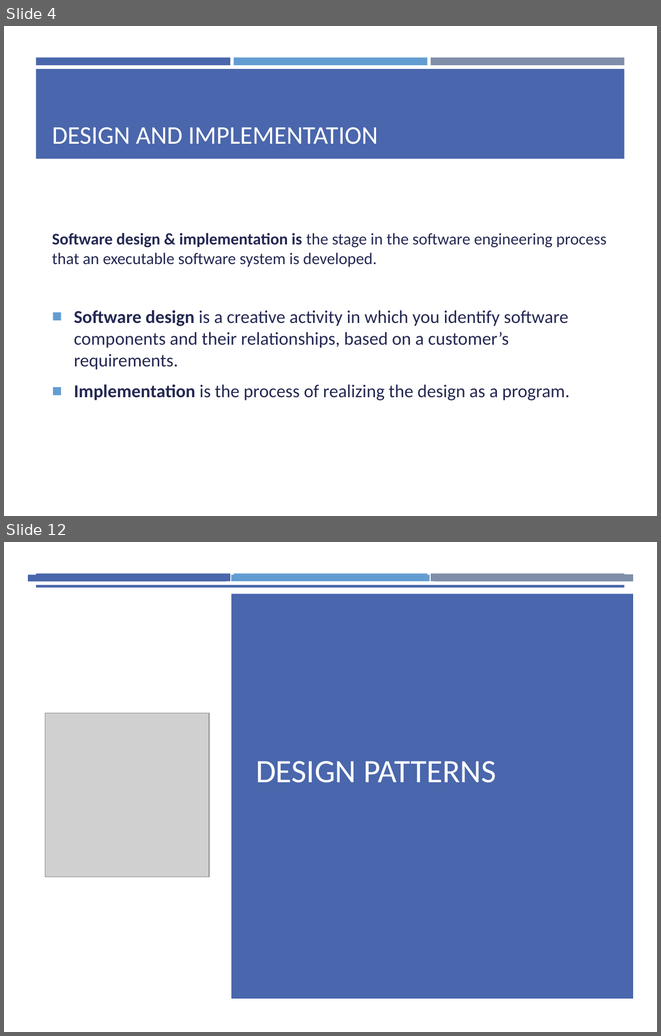
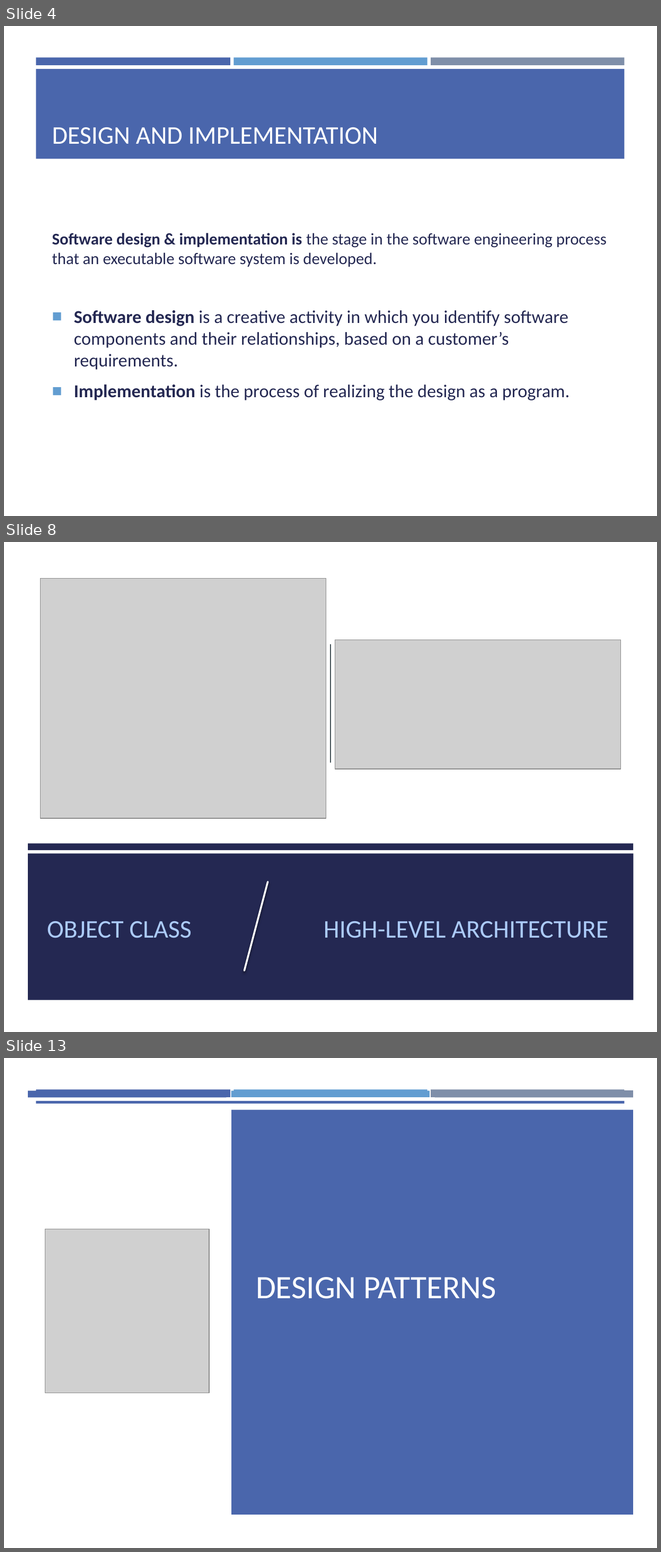
Before and after one commit to yazdipour/presentations, a slide deck: 2019Nov_Design_Implementation/Ch7.pptx. Shown one above the other, each under a label of ours: slides 4 and 12 before the commit, slides 4, 8 and 13 after it; the slides between them are not shown. The pictures are 661x1036 and 661x1552 pixels, drawn with LibreOffice and Linux fonts; fonts in the diff are those of the drawing; grey boxes stand for pictures. Boxes give left, top, right and bottom in pixels: in the first picture for what was removed or moved away, otherwise in the second. Text is boxed around its words. In the diff, an @@ line names an element or a change of style, - is before the commit and + after.

```diff
--- a/2019Nov_Design_Implementation/Ch7.pptx
+++ b/2019Nov_Design_Implementation/Ch7.pptx
@@ slide 8 added at (x1=4, y1=542, x2=657, y2=1032), background #242852 @@
@@ rectangle added at (x1=4, y1=542, x2=657, y2=1032), fill #FFFFFF @@
@@ picture added at (x1=41, y1=579, x2=326, y2=818) @@
@@ line added from (330, 644) to (330, 762), #465359 1.5 pt @@
@@ picture added at (x1=335, y1=640, x2=620, y2=769) @@
@@ rectangle added at (x1=28, y1=843, x2=634, y2=849), fill #242852 @@
@@ rectangle added at (x1=28, y1=854, x2=634, y2=1000), fill #242852 @@
@@ line added from (268, 882) to (244, 970), #FFFFFF 2 pt @@
@@ title added at (x1=47, y1=921, x2=192, y2=938), 28 pt, text #ACCBF9 @@
+OBJECT CLASS
@@ text added at (x1=324, y1=921, x2=608, y2=938), 28 pt, text #ACCBF9 @@
+HIGH-LEVEL ARCHITECTURE
@@ what was slide 12 is now slide 13 @@
```
Also in this commit, not shown: 7 slides changed, 2 other files.
